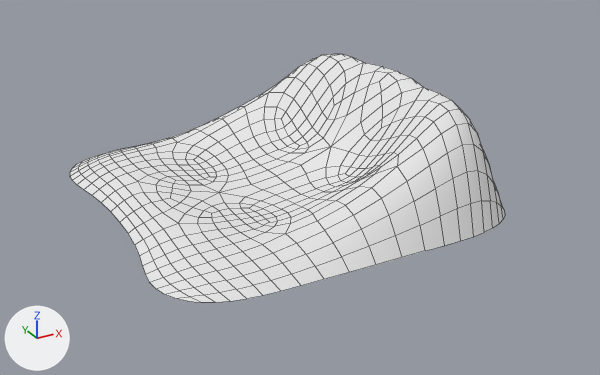
A saved change to the Blender file dist/Release/MinGW-Windows/data/models/maps/sunshine.blend.
One viewpoint serves both versions: a 50 mm lens placed at (-51.7, -101.3, 49.9), pointed at (1.7, -4.3, 1.3). The axes (+X, +Y, +Z) are drawn at lower left. The lights are the same throughout. Mesh edges are drawn as thin lines.
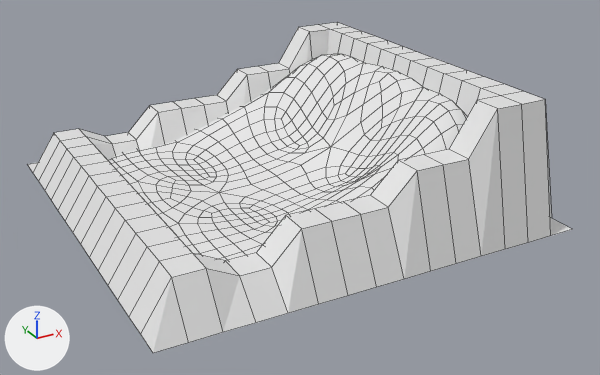
Edits to the bpy script that builds the scene:
```text
Add mat_metal047_jpg:
    mat_metal047_jpg = principled_material('metal047.jpg')
    mat_metal047_jpg.base_color = (0.8, 0.8, 0.8)  # white #e7e7e7
Add me_grid:
    me_grid.from_pydata(...)  # 256 vertices, 225 faces; spans x -1.0..1.0, y -1.0..1.0, z 0.0..0.6
    me_grid.materials.append(mat_metal047_jpg)  # its picture is missing
Add ob_grid:
    ob_grid = bpy.data.objects.new('Grid', me_grid)
    ob_grid.location = (0.0, 0.0, -1.0)
    ob_grid.scale = (30.0, 30.0, 30.0)
```

Location of each change, [x1, y1, x2, y2] in pixels of the pictures (600 x 375 px):
'Grid', added
    after: [27, 22, 573, 353]
